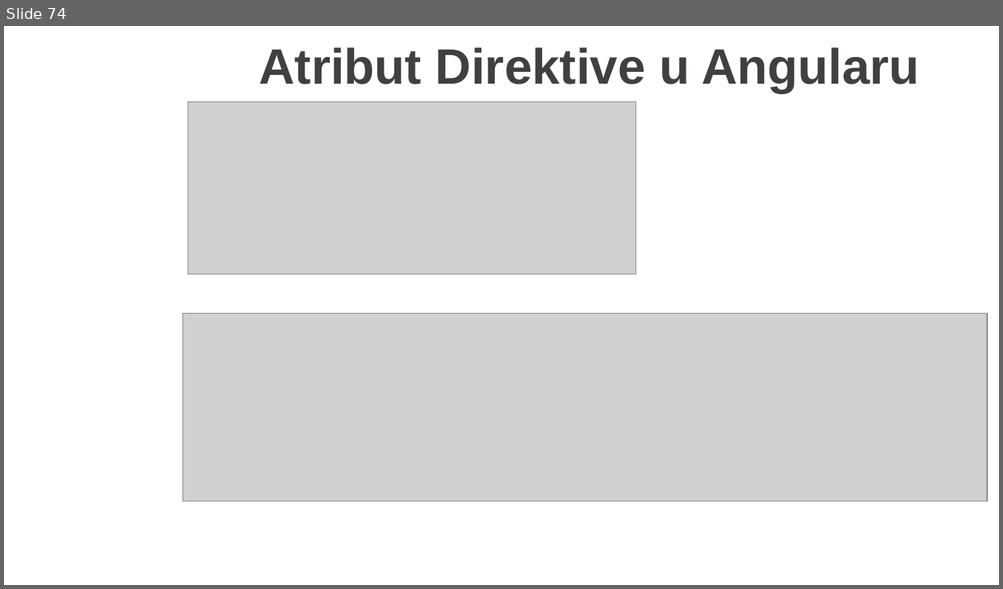
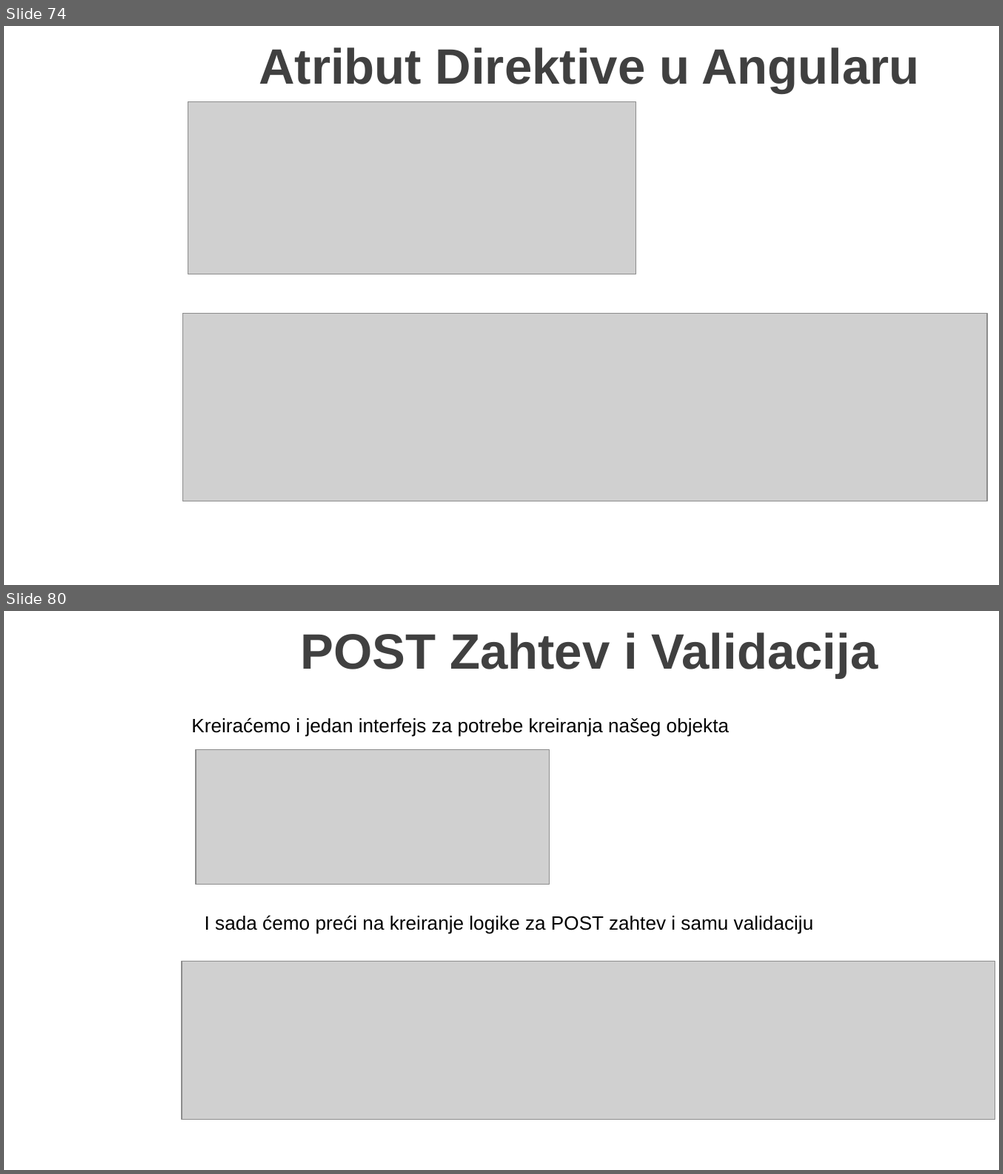
Before and after one commit to MarinkoSpasojevic/predavanje-netcore-angular, a slide deck: .NET Core i Angular Web Dev.pptx. Shown one above the other, each under a label of ours: slide 74 before the commit, slides 74 and 80 after it; the slides between them are not shown. The pictures are 1003x589 and 1003x1174 pixels, drawn with LibreOffice and Linux fonts; fonts in the diff are those of the drawing; grey boxes stand for pictures; background and template pictures are left out. Boxes give left, top, right and bottom in pixels: in the first picture for what was removed or moved away, otherwise in the second. Text is boxed around its words. In the diff, an @@ line names an element or a change of style, - is before the commit and + after.

```diff
--- a/.NET Core i Angular Web Dev.pptx
+++ b/.NET Core i Angular Web Dev.pptx
@@ slide 80 added at (4, 611, 999, 1170), background picture (left out) @@
@@ title added at (301, 632, 877, 678), 36 pt, text #404040, bold @@
+POST Zahtev i Validacija
@@ text added at (191, 718, 728, 737), 14 pt, text #000000 @@
+Kreiraćemo i jedan interfejs za potrebe kreiranja našeg objekta
@@ picture added at (196, 750, 549, 885) @@
@@ text added at (205, 915, 814, 934), 14 pt, text #000000 @@
+I sada ćemo preći na kreiranje logike za POST zahtev i samu validaciju
@@ picture added at (182, 961, 995, 1119) @@
```
Also in this commit, not shown: 13 other slides added, 11 other files.
